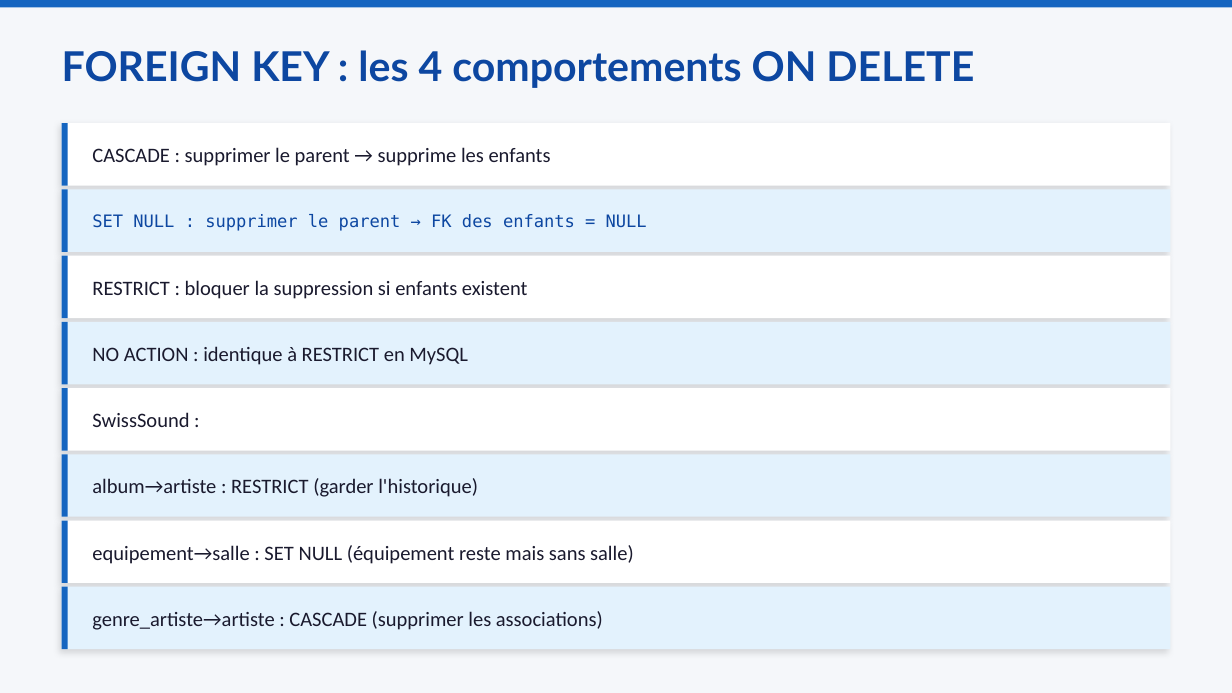
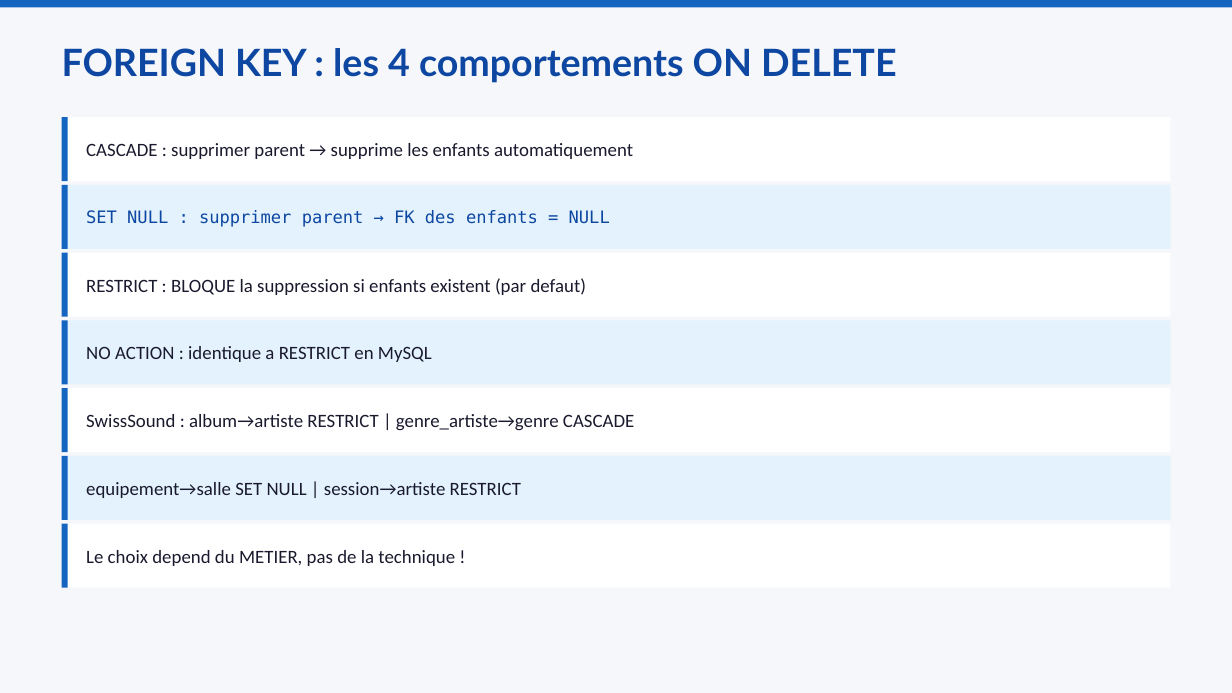
Before and after one commit to mbiTati/unit4_gamifie, a slide deck: slide 3 of pptx/Module10_Contraintes_et_intégrité.pptx. Drawn at 1232x693 pixels with LibreOffice and Linux fonts; fonts in the diff are those of the drawing. Boxes give left, top, right and bottom in pixels: in the first picture for what was removed or moved away, otherwise in the second. Text is boxed around its words. In the diff, an @@ line names an element or a change of style, - is before the commit and + after.

```diff
--- a/pptx/Module10_Contraintes_et_intégrité.pptx
+++ b/pptx/Module10_Contraintes_et_intégrité.pptx
@@ text "FOREIGN KEY : les 4 ..." at bbox=[62, 48, 897, 83]: size 24 to 22 pt @@
@@ shadow off in 7 elements at bbox=[62, 320, 1170, 384], bbox=[62, 388, 1170, 452], bbox=[62, 456, 1170, 520], bbox=[62, 253, 1170, 317], bbox=[62, 185, 1170, 249], bbox=[62, 524, 1170, 588], bbox=[62, 117, 1170, 181] @@
@@ 4 rectangles: place and size @@
-4 rectangles at bbox=[62, 123, 1170, 253]
+4 rectangles at bbox=[62, 117, 1170, 249]
@@ text at bbox=[86, 143, 633, 159]: text changed; size 12 to 11 pt @@
-CASCADE : supprimer le parent → supprime les enfants
+CASCADE : supprimer parent → supprime les enfants automatiquement
@@ text at bbox=[86, 210, 610, 227]: text changed @@
-SET NULL : supprimer le parent → FK des enfants = NULL
+SET NULL : supprimer parent → FK des enfants = NULL
@@ text at bbox=[86, 278, 586, 295]: text changed; size 12 to 11 pt @@
-RESTRICT : bloquer la suppression si enfants existent
+RESTRICT : BLOQUE la suppression si enfants existent (par defaut)
@@ text at bbox=[86, 346, 432, 362]: text changed; size 12 to 11 pt @@
-NO ACTION : identique à RESTRICT en MySQL
+NO ACTION : identique a RESTRICT en MySQL
@@ text at bbox=[86, 414, 634, 430]: text changed; size 12 to 11 pt @@
-SwissSound :
+SwissSound : album→artiste RESTRICT | genre_artiste→genre CASCADE
@@ text at bbox=[86, 482, 521, 498]: text changed; size 12 to 11 pt @@
-album→artiste : RESTRICT (garder l'historique)
+equipement→salle SET NULL | session→artiste RESTRICT
@@ rectangle: place and size @@
-rectangle at bbox=[62, 520, 1170, 583]
+rectangle at bbox=[62, 524, 1170, 588]
@@ rectangle: place and size @@
-rectangle at bbox=[62, 520, 68, 583]
+rectangle at bbox=[62, 524, 68, 588]
@@ text at bbox=[86, 550, 455, 566]: text changed; size 12 to 11 pt @@
-equipement→salle : SET NULL (équipement reste mais sans salle)
+Le choix depend du METIER, pas de la technique !
@@ rectangle removed at bbox=[62, 586, 1170, 649] @@
@@ rectangle removed at bbox=[62, 586, 68, 649] @@
@@ text removed at bbox=[92, 611, 603, 630] @@
-genre_artiste→artiste : CASCADE (supprimer les associations)
```
Also in this commit, not shown: 6 other slides changed, 3 slides added, 1 slide removed, 8 other files.
